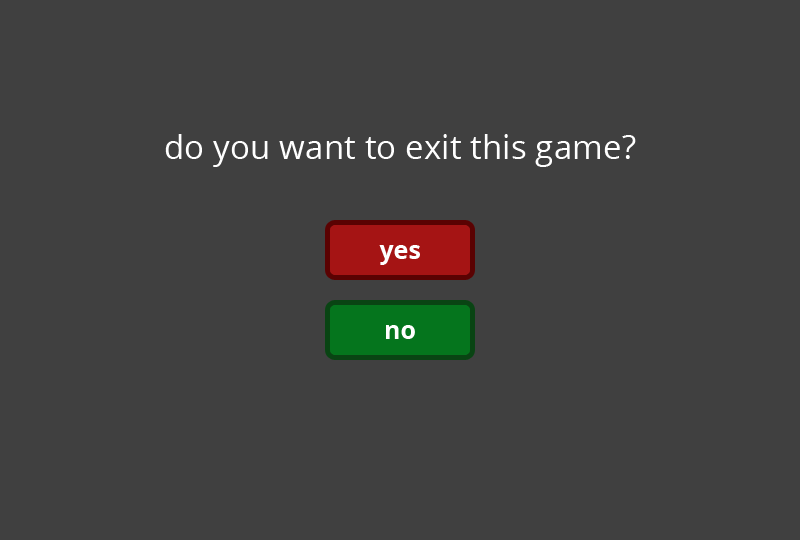
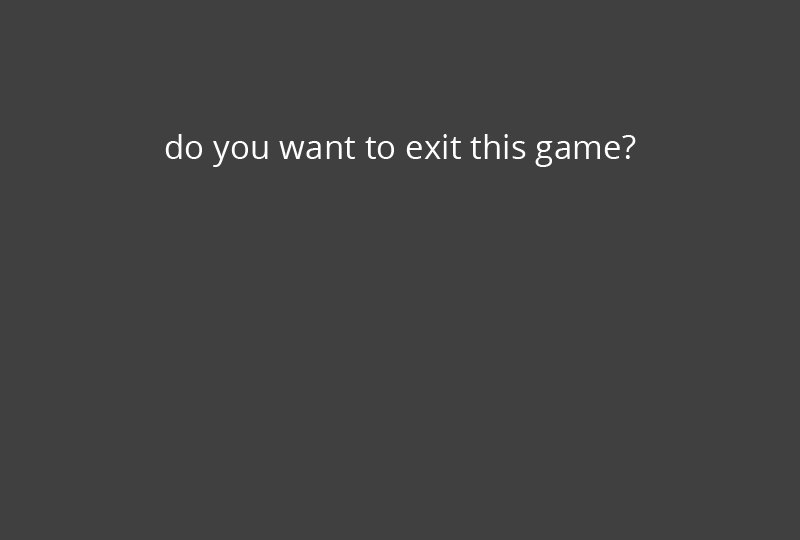
Layered file, before and after one edit (800px x 540px). Changes by layer:
hid "Layer 2" over (x1=325, y1=300, x2=475, y2=360)
hid "Layer 1" over (x1=325, y1=220, x2=475, y2=280)
